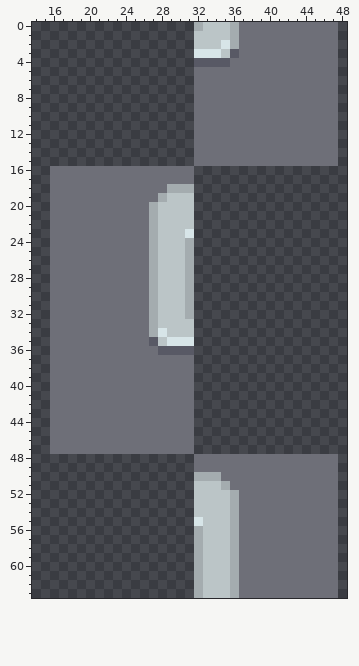
File history of a pixel-art sprite, Resources/Textures/_CP14/Structures/Walls/TEMPLATE.rsi/brick5.png. The picture above is the old version.
The file is 64x64 pixels. Shown: x 14..48, y 0..63.
After the commit:
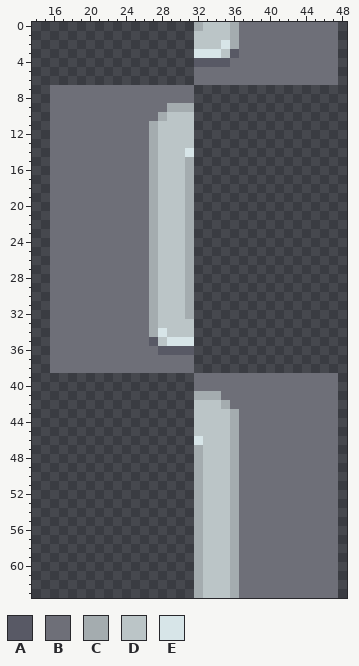
Palette (. is transparent): A #585965  B #6e6f78  C #a4acaf  D #bbc5c7  E #d7e5e8
Diff:
Changed rows in their new state; - is an unchanged pixel.
first column x 16:
 7 BBBBBBBBBBBBBBBB................
 8 BBBBBBBBBBBBBBBB................
 9 BBBBBBBBBBBBBCCC................
10 BBBBBBBBBBBBCDDD................
11 BBBBBBBBBBBCDDDD................
12 BBBBBBBBBBBCDDDD................
13 BBBBBBBBBBBCDDDD................
14 BBBBBBBBBBBCDDDE................
15 BBBBBBBBBBBCDDDC................
16 -----------CDDDC----------------
17 -----------CDDDC----------------
18 -----------CDDD-----------------
19 -----------CD--C----------------
20 ---------------C----------------
21 ---------------C----------------
22 ---------------C----------------
23 ---------------C----------------
first column x 16:
39 ................BBBBBBBBBBBBBBBB
40 ................BBBBBBBBBBBBBBBB
41 ................CCCBBBBBBBBBBBBB
42 ................DDDCBBBBBBBBBBBB
43 ................DDDDCBBBBBBBBBBB
44 ................DDDDCBBBBBBBBBBB
45 ................DDDDCBBBBBBBBBBB
46 ................EDDDCBBBBBBBBBBB
47 ................CDDDCBBBBBBBBBBB
48 ----------------CDDDC-----------
49 ----------------CDDDC-----------
50 -----------------DDDC-----------
51 ----------------C--DC-----------
52 ----------------C---------------
53 ----------------C---------------
54 ----------------C---------------
55 ----------------C---------------
Changed places in both pictures, as pixel boxes (x1, y1, x2, y2):
changed: (50, 85, 338, 238)
changed: (50, 373, 338, 526)
